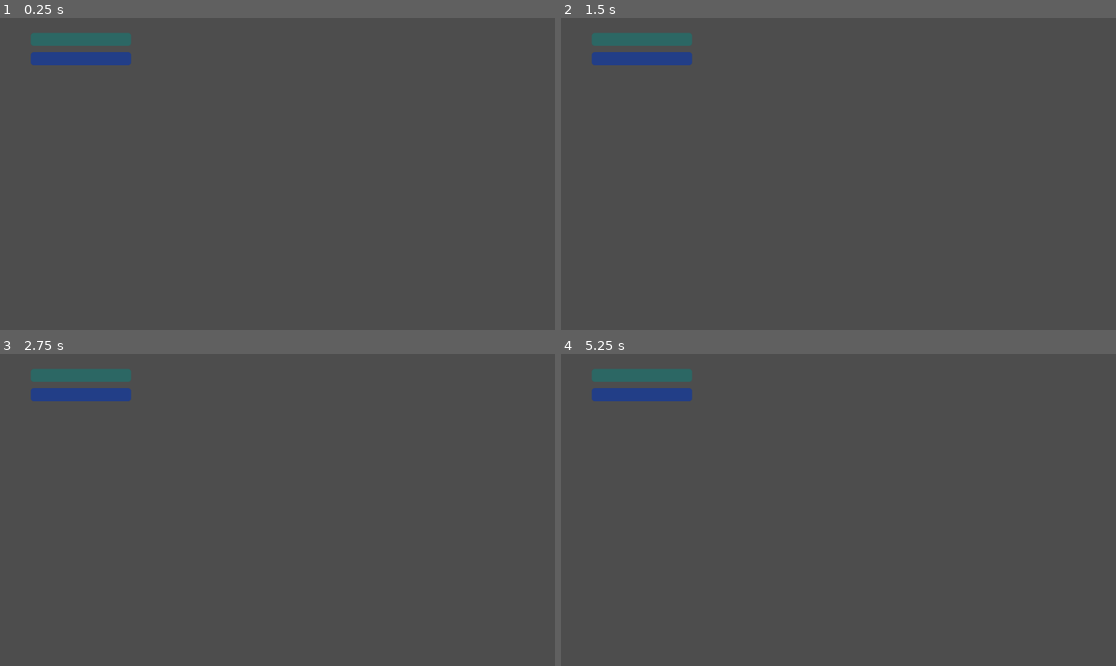
Above: before the commit, frames 1-4 (two rows, left to right).
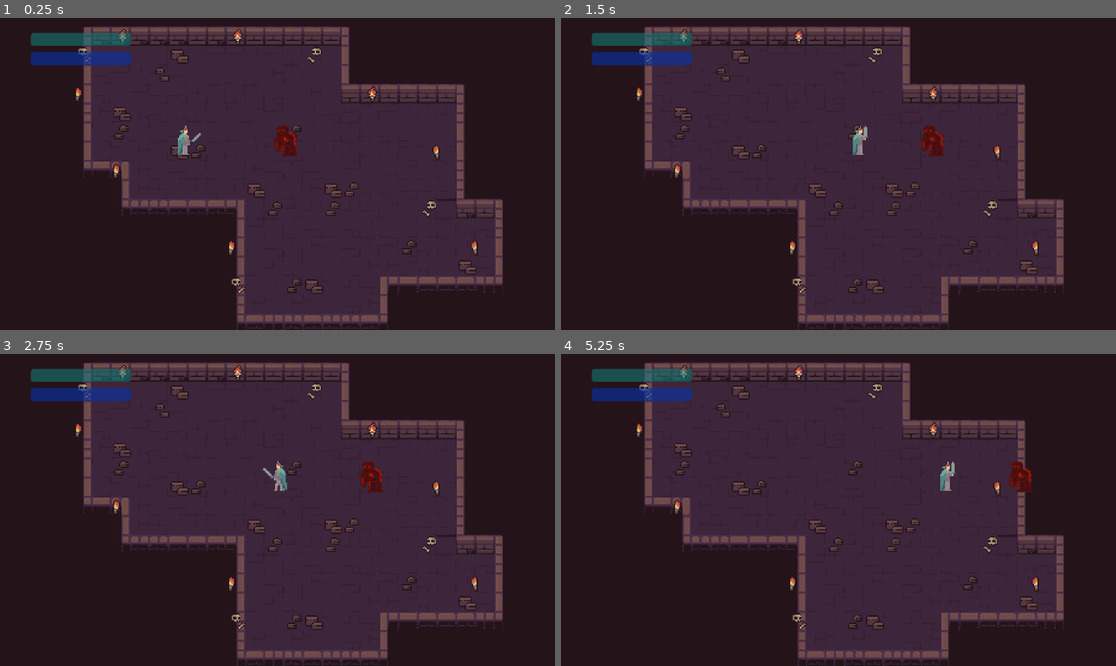
Above: after the commit, the same moments.

Repository: ArKade523/virtue-for-vice
Game: Godot game, scene res://Scenes/game_area.tscn
The game is run twice, just before and just after one commit, with the same random seed, the same clock (stepped at 60 frames per second) and the same inputs.
Inputs:
- Up to frame 1 (0.25 s): no input
- Up to frame 2 (1.5 s): tap Enter (ui_accept) at 0.5, 0.77 s; hold D (right) from 0.53 s (still down); tap Space (attack) at 0.6, 1.35 s
- Up to frame 3 (2.75 s): tap Enter (ui_accept) at 1.52 s; release D (right) at 2.03 s; hold A (left) from 2.03 s (still down); tap Space (attack) at 2.1 s
- Up to frame 4 (5.25 s): release A (left) at 2.78 s; hold D (right) 2.78-4.28 s; tap Space (attack) every 0.75 s from 2.85 to 5.1 s; tap Enter (ui_accept) at 3.02, 3.77, 4.52 s; hold A (left) 4.28-5.03 s; hold D (right) from 5.03 s (still down)

The runs differ from the first frame. In frame 1, 97% of the frame differs, in the area x 0-100%, y 0-100%; in frame 2, 97%; in frame 3, 97%; in frame 4, 97%.

Commit message:
Fixed syntax err in dungeon1

Diff:
--- a/Scenes/dungeon1.tscn
+++ b/Scenes/dungeon1.tscn
@@ -2,7 +2,7 @@
 
 [ext_resource type="Texture2D" uid="uid://br6knds1mr6pl" path="res://Assets/tilesets/Dungeon_Tileset.png" id="1_3sbh4"]
 [ext_resource type="PackedScene" uid="uid://bddmie48n1ur1" path="res://Scenes/player_teal.tscn" id="2_3ubug"]
-[ext_resource type="PackedScene" uid="uid://02qpes16wdr2" path="res://Scenes/hatch.tscn" id="3_fff5a"]
+[ext_resource type="PackedScene" uid="uid://d4kgi4ntnsgil" path="res://Scenes/fireGolem.tscn" id="3_tce3p"]
 
 [sub_resource type="TileSetAtlasSource" id="TileSetAtlasSource_ys2oc"]
 texture = ExtResource("1_3sbh4")
@@ -673,7 +673,7 @@
 [sub_resource type="TileSet" id="TileSet_2mj68"]
 sources/0 = SubResource("TileSetAtlasSource_wwiyr")
 
-[node name="dungeon1" type="Node2D"]
+[node name="Node2D" type="Node2D"]
 
 [node name="BackgroundLayer" type="TileMapLayer" parent="."]
 tile_map_data = PackedByteArray("AADn/+z/AAAIAAcAAADn/+3/AAAIAAcAAADn/+7/AAAIAAcAAADn/+//AAAIAAcAAADn//D/AAAIAAcAAADn// …(22736 unchanged characters)…
@@ -685,7 +685,6 @@
 tile_set = SubResource("TileSet_sgk7q")
 
 [node name="TileMapLayer" type="TileMapLayer" parent="."]
-position = Vector2(16, 0)
 tile_map_data = PackedByteArray("AAD1//X/AAAAAAkAAAACAPj/AAAAAAkAAAD7//X/AAAAAAkAAAAFAPv/AAABAAkAABAHAAAAAAABAAkAABD7/w …(368 unchanged characters)…
 tile_set = SubResource("TileSet_2mj68")
 
@@ -695,10 +694,7 @@
 
 [node name="Camera2D" type="Camera2D" parent="."]
 position = Vector2(-39, -53)
-zoom = Vector2(3.5, 3.5)
-
-[node name="escape_hatch" parent="." instance=ExtResource("3_fff5a")]
-position = Vector2(68, 14)
+zoom = Vector2(2.49, 2.49)
 
 [node name="FireGolem" parent="." instance=ExtResource("3_tce3p")]
 position = Vector2(-9, -81)
